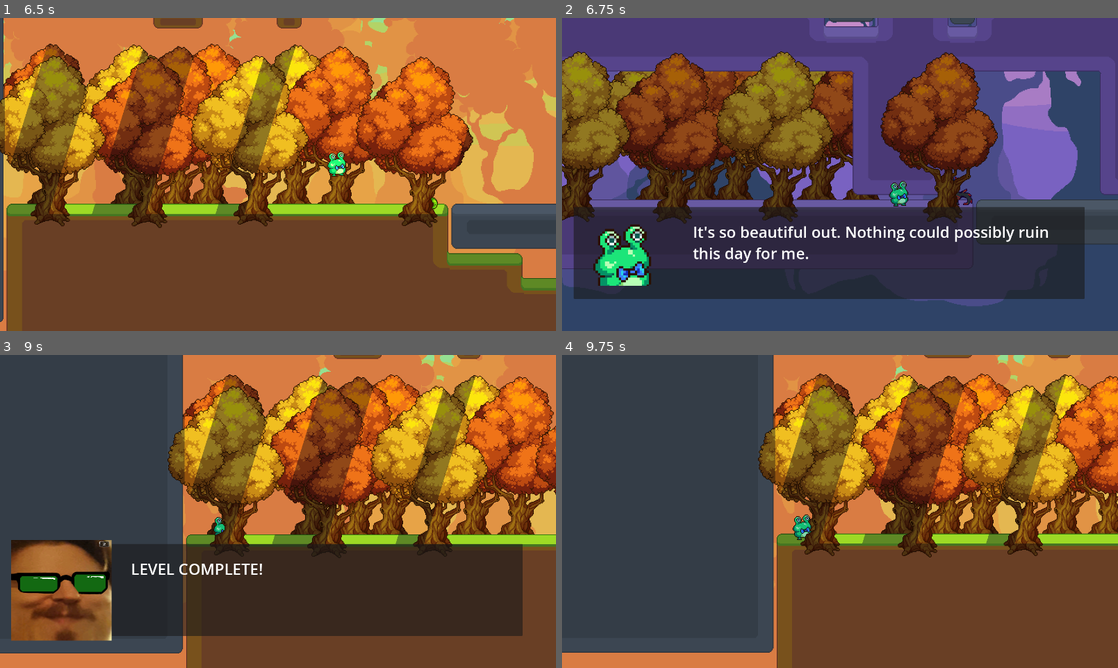
Above: before the commit, frames 1-4 (two rows, left to right).
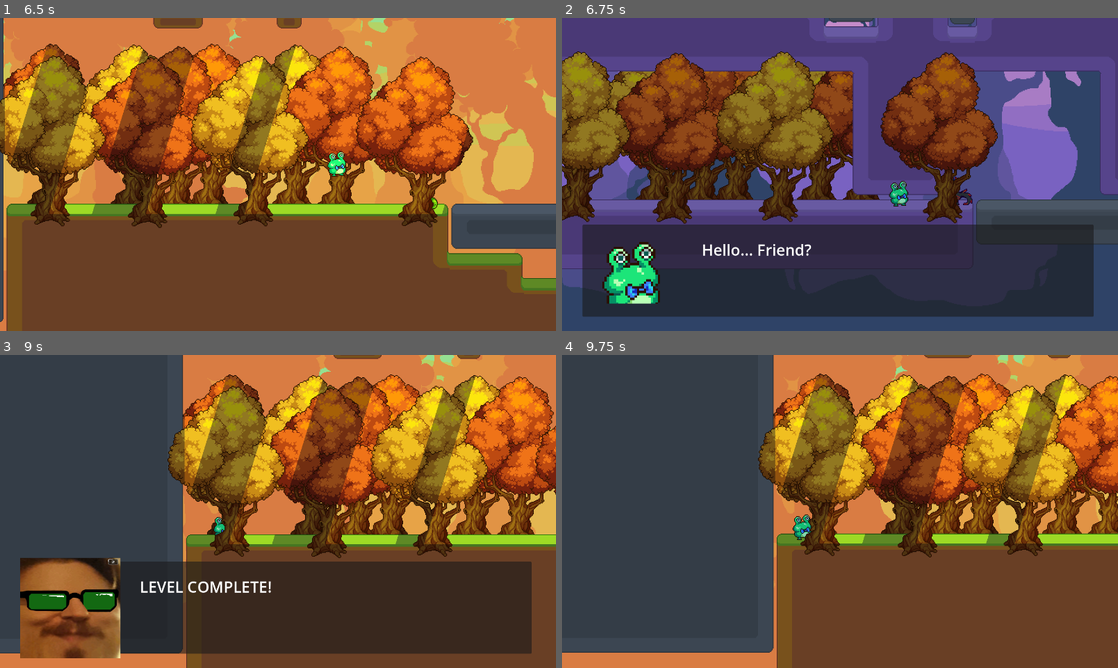
Above: after the commit, the same moments.

Repository: tjjoris/DEP_GoedWareJam
Game: Godot game, scene res://levels/level_jacob.tscn
Two runs of this game, one before a commit and one after it. Both use one fixed random seed, a clock stepped at 60 frames per second and the inputs below. The engine's default icon, where the game draws it, is replaced by a stand-in: a white triangle on a blue panel in a dark square.
Inputs:
- Up to frame 1 (6.5 s): tap Enter at 0.5 s; hold D (right) 0.53-2.03 s; tap E (continue_dialogue) every 0.75 s from 0.6 to 5.85 s; tap Space (jump) at 0.77, 1.52, 3.02, 3.77, 4.52, 6.02 s; hold A (left) 2.03-4.28 s; hold D (right) from 4.28 s (still down)
- Up to frame 2 (6.75 s): keep holding D (right); tap E (continue_dialogue) at 6.6 s
- Up to frame 3 (9 s): tap Space (jump) at 6.77, 7.52 s; tap E (continue_dialogue) at 7.25, 7.35, 8.1, 8.85 s; release D (right) at 8.03 s; hold A (left) from 8.03 s (still down)
- Up to frame 4 (9.75 s): tap Space (jump) at 9.02 s; tap E (continue_dialogue) at 9.5, 9.6 s; release A (left) at 9.53 s; hold D (right) from 9.53 s (still down)

Frame 1 is identical in both runs. In frame 2, 14% of the frame differs, in the area x 2-96%, y 60-96%; in frame 3, 15%, in the area x 2-96%, y 59-97%; in frame 4, nothing differs.

Commit message:
tweaked base dialogue canvas position

Diff:
--- a/Dialogue/dialogue_canvas.tscn
+++ b/Dialogue/dialogue_canvas.tscn
@@ -9,23 +9,23 @@
 script = ExtResource("1_qri3m")
 
 [node name="Panel" type="Panel" parent="."]
-offset_left = 30.0
-offset_top = 489.0
-offset_right = 1354.0
-offset_bottom = 727.0
+offset_left = 53.0
+offset_top = 535.0
+offset_right = 1377.0
+offset_bottom = 773.0
 
 [node name="MessageLabel" type="RichTextLabel" parent="."]
 unique_name_in_owner = true
-offset_left = 339.0
-offset_top = 526.0
-offset_right = 1307.0
-offset_bottom = 689.0
+offset_left = 362.0
+offset_top = 572.0
+offset_right = 1330.0
+offset_bottom = 735.0
 theme_override_font_sizes/normal_font_size = 40
 text = "this is a test"
 
 [node name="PortraitTexture" type="Sprite2D" parent="."]
 unique_name_in_owner = true
-position = Vector2(159, 609)
+position = Vector2(182, 655)
 texture = ExtResource("2_l3rui")
 
 [node name="DialogueSession" parent="." instance=ExtResource("3_yoa75")]
--- a/levels/level_jacob.tscn
+++ b/levels/level_jacob.tscn
@@ -27,7 +27,7 @@
 position = Vector2(535, 451)
 
 [node name="DialogueInstance" parent="UI/DialogueCanvas/DialogueSession" index="1"]
-message = "It's so beautiful out. Nothing could possibly ruin this day for me."
+message = "Hello... Friend?"
 image = ExtResource("2_po7we")
 
 [node name="DialogueInstance2" parent="UI/DialogueCanvas/DialogueSession" index="2" instance=ExtResource("10_7o4li")]
